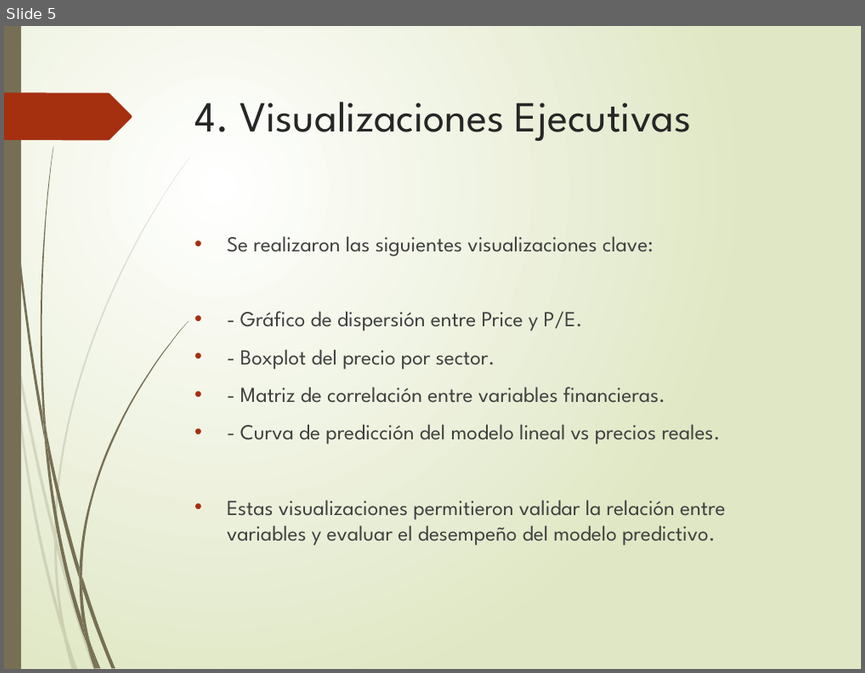
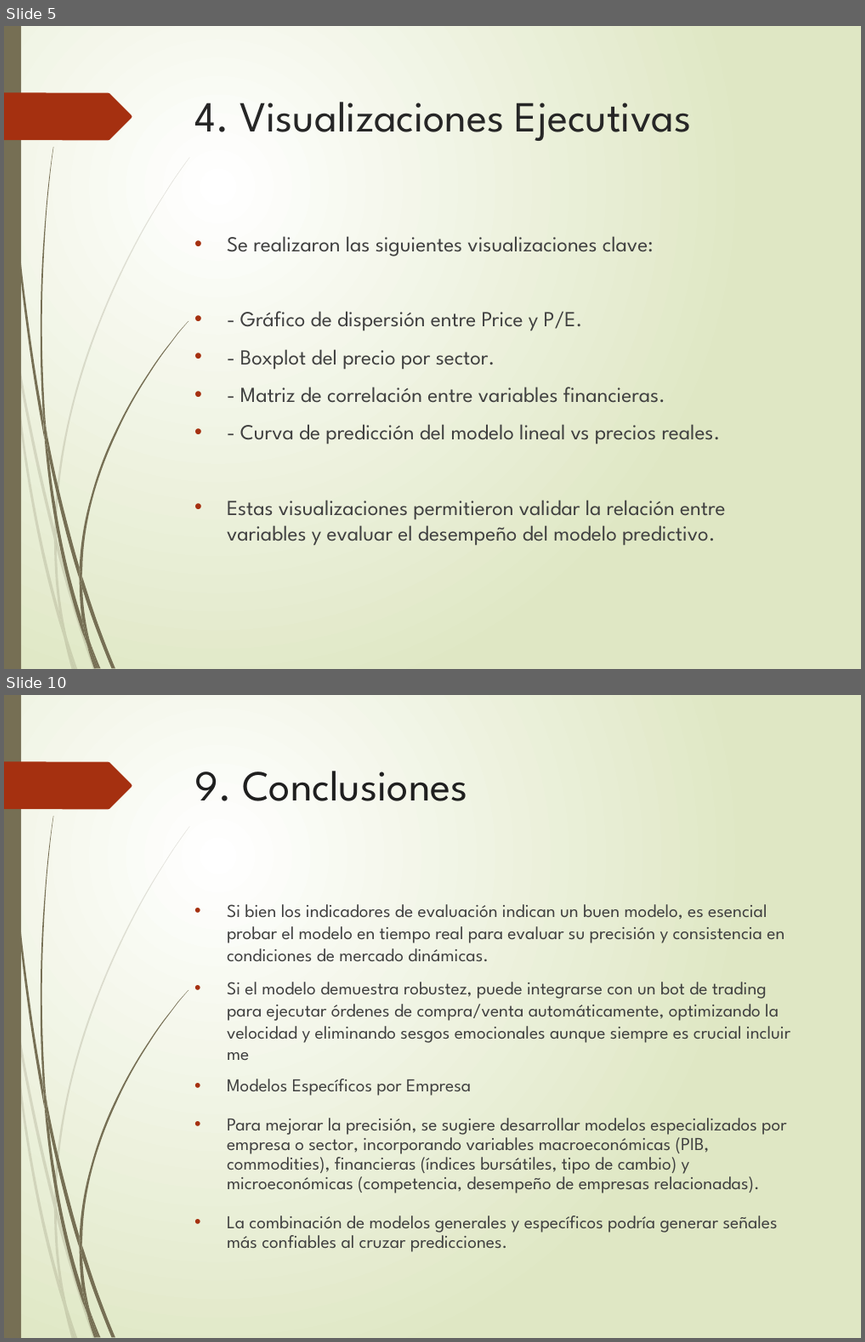
Before and after one commit to Mart1n2015/CODERHOUSE-DSII, a slide deck: Presentacion_Proyecto_DSII_Cerioli.pptx. Shown one above the other, each under a label of ours: slide 5 before the commit, slides 5 and 10 after it; the slides between them are not shown. The pictures are 865x673 and 865x1342 pixels, drawn with LibreOffice and Linux fonts; fonts in the diff are those of the drawing. Boxes give left, top, right and bottom in pixels: in the first picture for what was removed or moved away, otherwise in the second. Text is boxed around its words. In the diff, an @@ line names an element or a change of style, - is before the commit and + after.

```diff
--- a/Presentacion_Proyecto_DSII_Cerioli.pptx
+++ b/Presentacion_Proyecto_DSII_Cerioli.pptx
@@ slide 10 added at <box>4,695,861,1338</box>, background gradient #FFFFFF to #DFE8C4; not listed: 24 template elements that a slide beside it also shows @@
@@ title added at <box>194,771,467,801</box>, 36 pt, text #1F1F1F @@
+9. Conclusiones
@@ text added at <box>227,904,790,1252</box>, 15.3 pt, text #404040 @@
+• Si bien los indicadores de evaluación indican un buen modelo, es esencial probar el modelo en tiempo real para evaluar su precisión y consistencia en condiciones de mercado dinámicas.
+• Si el modelo demuestra robustez, puede integrarse con un bot de trading para ejecutar órdenes de compra/venta automáticamente, optimizando la velocidad y eliminando sesgos emocionales aunque siempre es crucial incluir me
+• Modelos Específicos por Empresa
+• Para mejorar la precisión, se sugiere desarrollar modelos especializados por empresa o sector, incorporando variables macroeconómicas (PIB, commodities), financieras (índices bursátiles, tipo de cambio) y microeconómicas (competencia, desempeño de empresas relacionadas).
+• La combinación de modelos generales y específicos podría generar señales más confiables al cruzar predicciones.
```
Also in this commit, not shown: 1 slide changed, 3 other slides added.
